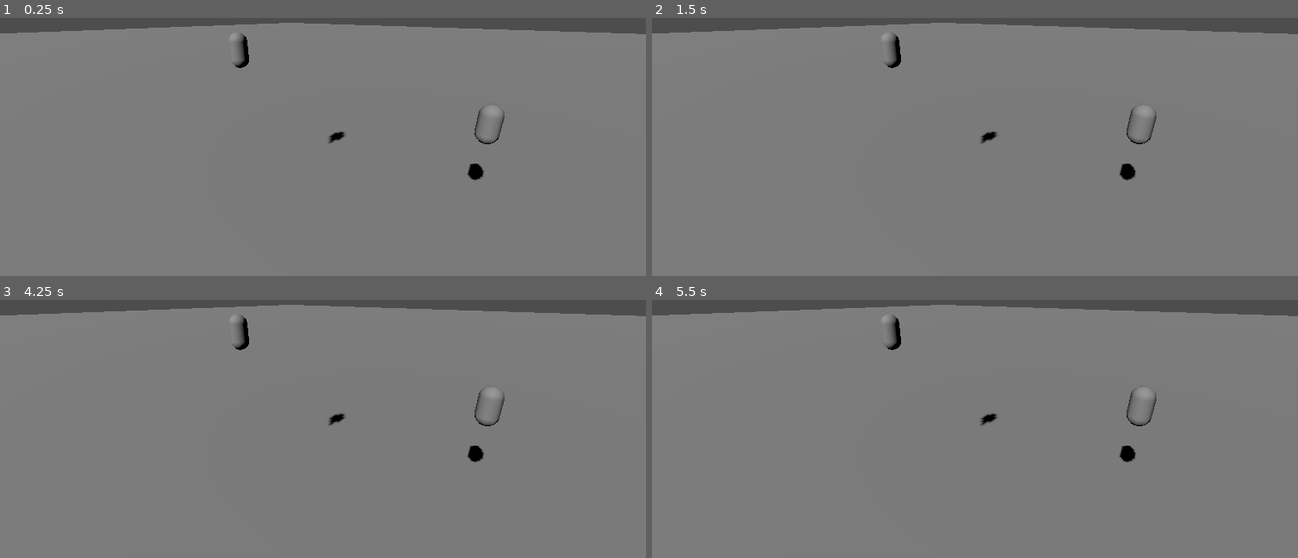
Above: before the commit, frames 1-4 (two rows, left to right).
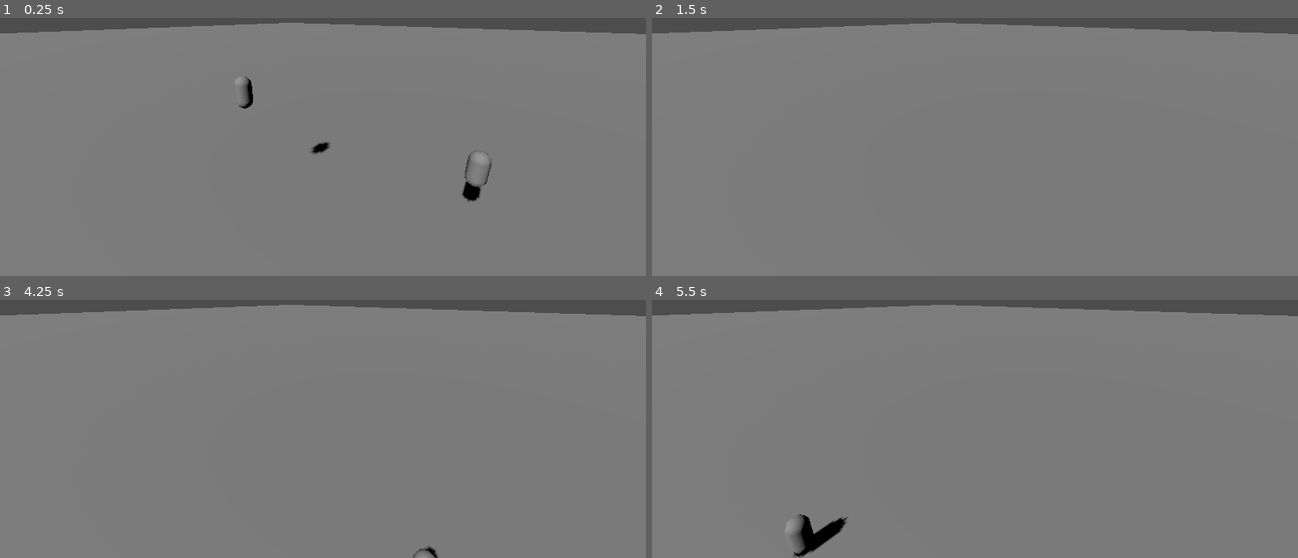
Above: after the commit, the same moments.

Repository: kevinlights/ChocoDriver
Game: Godot game, scene res://run/levels/infinite_level.tscn
The game is run twice, just before and just after one commit, with the same random seed, the same clock (stepped at 60 frames per second) and the same inputs.
Inputs:
- Up to frame 1 (0.25 s): no input
- Up to frame 2 (1.5 s): hold Right (move_right) 0.53-1.28 s; hold Down (move_back) from 1.28 s (still down)
- Up to frame 3 (4.25 s): tap Enter at 2, 3.5 s; release Down (move_back) at 2.03 s; hold Right (move_right) 2.03-2.78 s; tap Space at 2.75 s; hold Up (move_forward) 2.78-3.53 s; hold Left (move_left) from 3.53 s (still down)
- Up to frame 4 (5.5 s): release Left (move_left) at 5.03 s; hold Down (move_back) from 5.03 s (still down)

The runs differ from the first frame. In frame 1, 1.0% of the frame differs, in the area x 35-79%, y 5-72%; in frame 2, 0.5%; in frame 3, 0.6%; in frame 4, 1.2%, in the area x 20-79%, y 5-100%.

Commit message:
:wrench: Make walker controllable

Diff:
--- /dev/null
+++ b/first3d/component/entity/walker/walker.gd
@@ -0,0 +1,37 @@
+class_name Walker
+extends CharacterBody3D
+
+# How fast the player moves in meters per second.
+@export var speed = 14
+# The downward acceleration when in the air, in meters per second squared.
+@export var fall_acceleration = 75
+
+var target_velocity = Vector3.ZERO
+
+
+func _physics_process(delta: float) -> void:
+	var direction = Vector3.ZERO
+
+	if Input.is_action_pressed("move_right"):
+		direction.x += 1
+	if Input.is_action_pressed("move_left"):
+		direction.x -= 1
+	if Input.is_action_pressed("move_back"):
+		direction.z += 1
+	if Input.is_action_pressed("move_forward"):
+		direction.z -= 1
+
+	if direction != Vector3.ZERO:
+		direction = direction.normalized()
+
+	# Ground Velocity
+	target_velocity.x = direction.x * speed
+	target_velocity.z = direction.z * speed
+
+	# Vertical Velocity
+	if not is_on_floor(): # If in the air, fall towards the floor. Literally gravity
+		target_velocity.y = target_velocity.y - (fall_acceleration * delta)
+
+	# Moving the Character
+	velocity = target_velocity
+	move_and_slide()
--- a/first3d/component/entity/walker/walker.tscn
+++ b/first3d/component/entity/walker/walker.tscn
@@ -1,4 +1,6 @@
-[gd_scene load_steps=3 format=3 uid="uid://b10k58capm04o"]
+[gd_scene load_steps=4 format=3 uid="uid://b10k58capm04o"]
+
+[ext_resource type="Script" path="res://component/entity/walker/walker.gd" id="1_xg6by"]
 
 [sub_resource type="CapsuleMesh" id="CapsuleMesh_skhap"]
 radial_segments = 8
@@ -7,6 +9,7 @@
 [sub_resource type="CapsuleShape3D" id="CapsuleShape3D_4r1ky"]
 
 [node name="Walker" type="CharacterBody3D"]
+script = ExtResource("1_xg6by")
 
 [node name="Skin" type="MeshInstance3D" parent="."]
 mesh = SubResource("CapsuleMesh_skhap")
